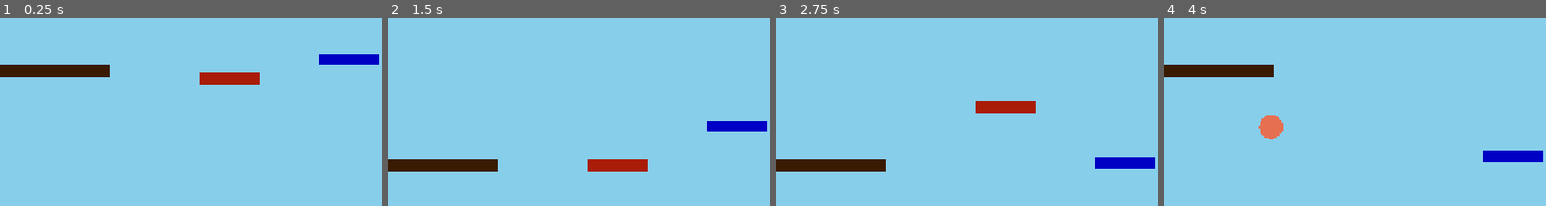
Above: before the commit, frames 1-4 (left to right).
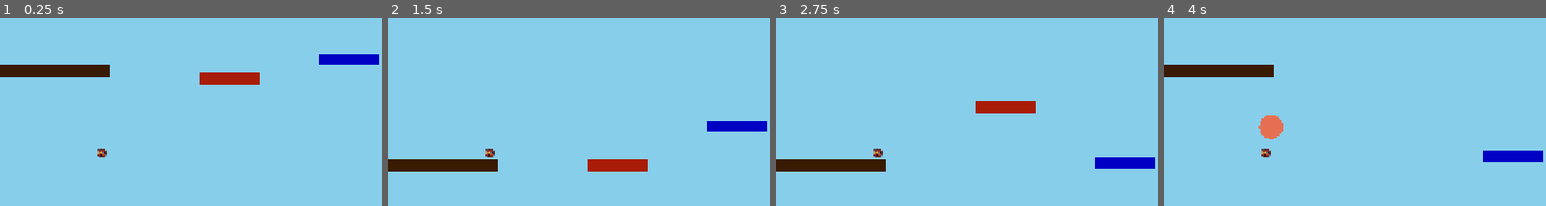
Above: after the commit, the same moments.

Repository: tjrink/WindPrototype
Game: Godot game, scene res://main_scene.tscn
Same seed, same stepped clock (60 frames per second), same inputs: the game is played once before the commit and once after it.
Inputs:
- Up to frame 1 (0.25 s): no input
- Up to frame 2 (1.5 s): tap Enter (ui_accept) at 0.5, 0.77 s; hold Right (ui_right) from 0.53 s (still down)
- Up to frame 3 (2.75 s): tap Enter (ui_accept) at 1.52 s; release Right (ui_right) at 2.03 s; hold Left (ui_left) from 2.03 s (still down)
- Up to frame 4 (4 s): release Left (ui_left) at 2.78 s; hold Right (ui_right) from 2.78 s (still down); tap Enter (ui_accept) at 3.02, 3.77 s
The pictures show only the part of the screen within x 36-86%, y 35-85%; the shares and areas given below are measured in that part.

The runs differ from the first frame. In frame 1, 0.1% of the frame differs, in the area x 25-28%, y 69-75%; in frame 2, 0.1%; in frame 3, 0.1%; in frame 4, 0.1%.

Commit message:
Introduced randomly spawned token.

Diff:
--- a/cloud_spawner.tscn
+++ b/Spawners/cloud_spawner.tscn
@@ -1,6 +1,6 @@
 [gd_scene load_steps=2 format=3 uid="uid://c7c0jvb7jhp1i"]
 
-[ext_resource type="Script" uid="uid://cu8jn1xs10isp" path="res://cloud_spawner.gd" id="1_ayggi"]
+[ext_resource type="Script" uid="uid://cu8jn1xs10isp" path="res://Spawners/cloud_spawner.gd" id="1_ayggi"]
 
 [node name="CloudSpawner" type="Node"]
 script = ExtResource("1_ayggi")
--- a/platform_spawner.tscn
+++ b/Spawners/platform_spawner.tscn
@@ -1,6 +1,6 @@
 [gd_scene load_steps=2 format=3 uid="uid://b7q5rwvsk8nfp"]
 
-[ext_resource type="Script" uid="uid://bbgk3usbwhgnl" path="res://platform_spawner.gd" id="1_sltsi"]
+[ext_resource type="Script" uid="uid://bbgk3usbwhgnl" path="res://Spawners/platform_spawner.gd" id="1_sltsi"]
 
 [node name="PlatformSpawner" type="Node"]
 script = ExtResource("1_sltsi")
--- /dev/null
+++ b/Spawners/token_spawner.gd
@@ -0,0 +1,25 @@
+extends Node
+
+# Preload the platform scene template for efficient instancing
+const TOKEN_SCENE = preload("res://token.tscn")
+
+const MIN_X: float = -500.0
+const MAX_X: float = 500.0
+const MIN_Y: float = -300.0
+const MAX_Y: float = 200.0
+
+
+func _ready() -> void:
+	# Use call_deferred to ensure scene tree is fully ready
+	call_deferred("spawn_token")
+
+#Loops through all platforms listed in the PLATFORM_DATA const and makes a platform with the specifications
+func spawn_token():
+
+		##Creates a token at a random position
+		var token_instance = TOKEN_SCENE.instantiate()
+		token_instance.x_position = randf_range(MIN_X, MAX_X)
+		token_instance.y_position = randf_range(MIN_Y, MAX_Y)
+
+		#Add token to scene tree
+		get_parent().add_child(token_instance)
--- /dev/null
+++ b/Token.gd
@@ -0,0 +1,39 @@
+extends Area2D
+
+@export var scale_width: float = 1.0
+@export var scale_height: float = 1.0
+@export var x_position: float = 200.0
+@export var y_position: float = 100.0
+
+@export var game_score: int = 0
+
+var is_scorable: bool = true
+
+var sprite_shape
+# Called when the node enters the scene tree for the first time.
+func _ready() -> void:
+	position.x = x_position
+	position.y = y_position
+	_setup_initial_shapes()
+
+
+# Called every frame. 'delta' is the elapsed time since the previous frame.
+func _process(delta: float) -> void:
+	pass
+
+func _setup_initial_shapes():
+	# Get references to child nodes
+	var sprite = $GearSprite
+
+	sprite.scale = Vector2(scale_width, scale_height)
+
+
+func _on_area_entered(area: Area2D) -> void:
+	if is_scorable:
+		game_score+=1
+		print(game_score)
+
+	is_scorable = false
+
+func _on_area_exited(area: Area2D) -> void:
+	is_scorable = true
--- /dev/null
+++ b/Token.tscn
@@ -0,0 +1,22 @@
+[gd_scene load_steps=4 format=3 uid="uid://cucy5oufcfliw"]
+
+[ext_resource type="Texture2D" uid="uid://bsx16580wb1i1" path="res://Sprites/Pretzel.png" id="1_u3nac"]
+[ext_resource type="Script" uid="uid://hakvmx0e36t8" path="res://Token.gd" id="1_y8ccp"]
+
+[sub_resource type="CircleShape2D" id="CircleShape2D_y8ccp"]
+radius = 39.0
+
+[node name="Gear" type="Area2D"]
+script = ExtResource("1_y8ccp")
+x_position = 0.0
+y_position = 0.0
+
+[node name="GearSprite" type="Sprite2D" parent="."]
+scale = Vector2(4.843755, 3.156255)
+texture = ExtResource("1_u3nac")
+
+[node name="CollisionShape2D" type="CollisionShape2D" parent="."]
+shape = SubResource("CircleShape2D_y8ccp")
+
+[connection signal="area_entered" from="." to="." method="_on_area_entered"]
+[connection signal="area_exited" from="." to="." method="_on_area_exited"]
--- a/main_scene.tscn
+++ b/main_scene.tscn
@@ -1,8 +1,9 @@
-[gd_scene load_steps=5 format=3 uid="uid://0r11mqgi8vn5"]
+[gd_scene load_steps=6 format=3 uid="uid://0r11mqgi8vn5"]
 
-[ext_resource type="PackedScene" uid="uid://c7c0jvb7jhp1i" path="res://cloud_spawner.tscn" id="1_2c62f"]
-[ext_resource type="PackedScene" uid="uid://b7q5rwvsk8nfp" path="res://platform_spawner.tscn" id="2_gyfs4"]
+[ext_resource type="PackedScene" uid="uid://c7c0jvb7jhp1i" path="res://Spawners/cloud_spawner.tscn" id="1_2c62f"]
+[ext_resource type="PackedScene" uid="uid://b7q5rwvsk8nfp" path="res://Spawners/platform_spawner.tscn" id="2_gyfs4"]
 [ext_resource type="PackedScene" uid="uid://boee26h6hv02k" path="res://player.tscn" id="3_gyfs4"]
+[ext_resource type="Script" uid="uid://bv2q3rfo8o35y" path="res://Spawners/token_spawner.gd" id="4_d5x1h"]
 
 [sub_resource type="RectangleShape2D" id="RectangleShape2D_2c62f"]
 size = Vector2(3000, 60)
@@ -42,4 +43,7 @@
 
 [node name="PlatformSpawner" parent="World" instance=ExtResource("2_gyfs4")]
 
+[node name="TokenSpawner" type="Node" parent="."]
+script = ExtResource("4_d5x1h")
+
 [node name="Camera" type="Camera2D" parent="."]
--- a/platform.gd
+++ b/platform.gd
@@ -1,7 +1,6 @@
 extends AnimatableBody2D
 
 # Exported variables that can be set by spawning script
-
 #Platform construction details
 @export var platform_width: float = 100.0 #Start x
 @export var platform_height: float = 50.0 #Start Y position
@@ -63,15 +62,10 @@
 	var rect = $PlatformRect
 	rect.color = platform_color
 
-			#Sets a minimum size where the player can stand on the platform to prevent camping in the center
-		#If the platform size falls under, collision logic is disabled until it is larger again
-		#TODO: Make platform disappear if under threshold and reappear above a threshold
-
-
 	# Apply the initial width to all parts
 	_update_platform_size()
 
-# Updats size and location of all nodes in accordance with changing platform size
+# Updates size and location of all nodes in accordance with changing platform size
 func _update_platform_size():
 	#Width is clamped between boundary values to keep it from getting too large or small
 	platform_width = clamp(platform_width, min_width, max_width)
@@ -100,6 +94,7 @@
 		# Decrease width, of the platform
 		platform_width -= shrink_rate * delta
 
+	#Makes the platform disappear and ends collision masking if below designated size
 	if platform_width < FALL_THRESHOLD:
 		collision_layer = 0
 		collision_mask = 0
@@ -112,6 +107,7 @@
 	if platform_width < max_width:
 		platform_width += growth_rate * delta
 
+	#Platform reappears if above specified size
 	if platform_width >= FALL_THRESHOLD:
 		collision_layer = 1
 		collision_mask = 1
Renamed: cloud_spawner.gd -> Spawners/cloud_spawner.gd
Renamed: cloud_spawner.gd.uid -> Spawners/cloud_spawner.gd.uid
Renamed: platform_spawner.gd -> Spawners/platform_spawner.gd
Renamed: platform_spawner.gd.uid -> Spawners/platform_spawner.gd.uid
Not shown, added: Spawners/token_spawner.gd.uid
Binary file added: Sprites/Pretzel.png
Not shown, added: Sprites/Pretzel.png.import
Binary file added: Sprites/Sprite_Gear.png
Not shown, added: Sprites/Sprite_Gear.png.import
Not shown, added: Token.gd.uid
